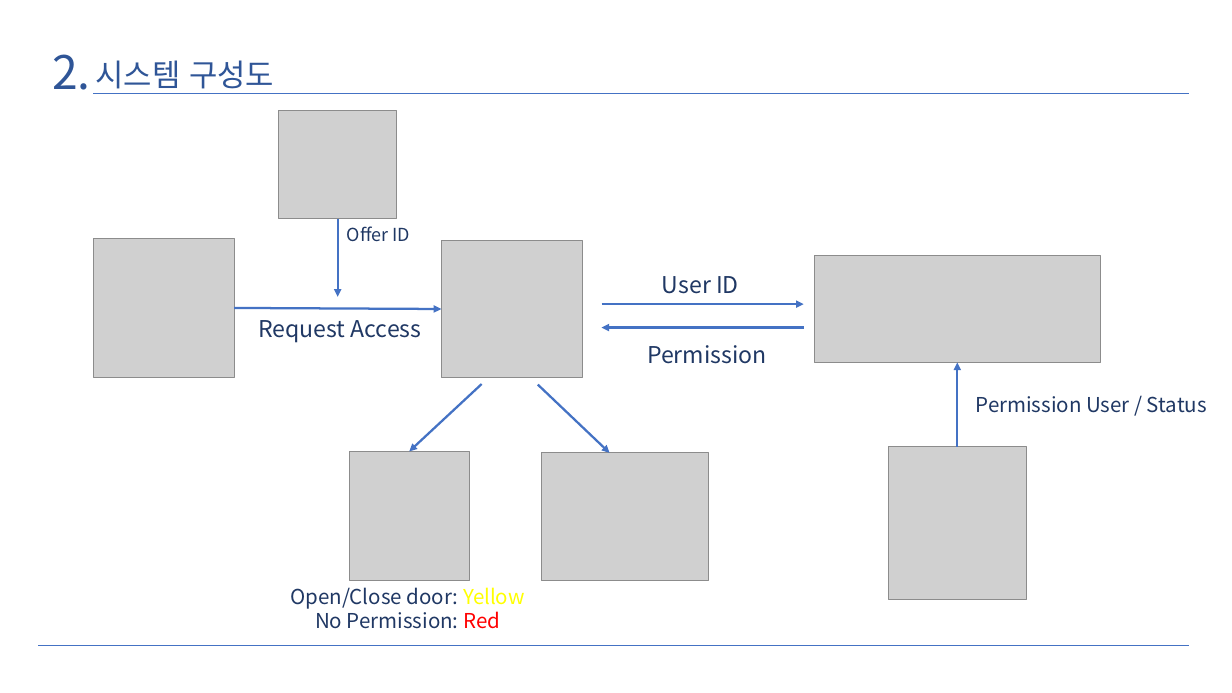
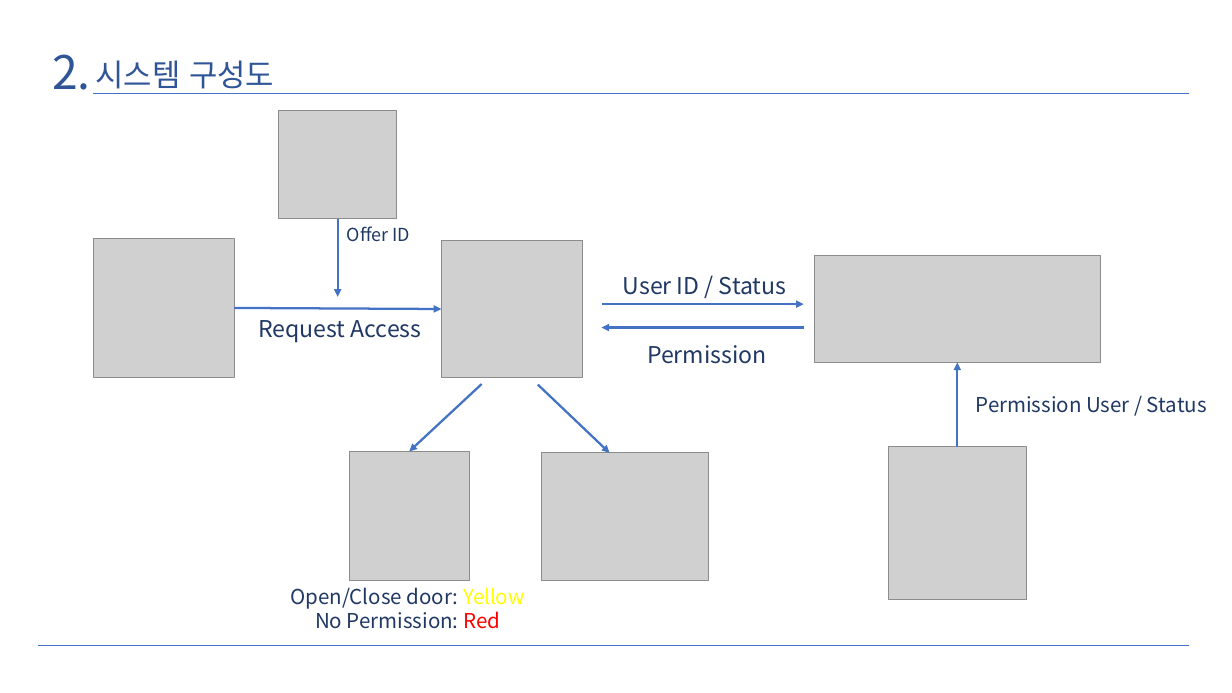
Before and after one commit to rihjeo/RFIDproject, a slide deck: slide 4 of 발표자료.pptx. Drawn at 1232x693 pixels with LibreOffice and Linux fonts; fonts in the diff are those of the drawing; grey boxes stand for pictures. Boxes give left, top, right and bottom in pixels: in the first picture for what was removed or moved away, otherwise in the second. Text is boxed around its words. In the diff, an @@ line names an element or a change of style, - is before the commit and + after.

Commit message:
Add files via upload
Final Presentation

```diff
--- a/발표자료.pptx
+++ b/발표자료.pptx
@@ text at [623,276,786,295]: text changed @@
-User ID
+User ID / Status
```
